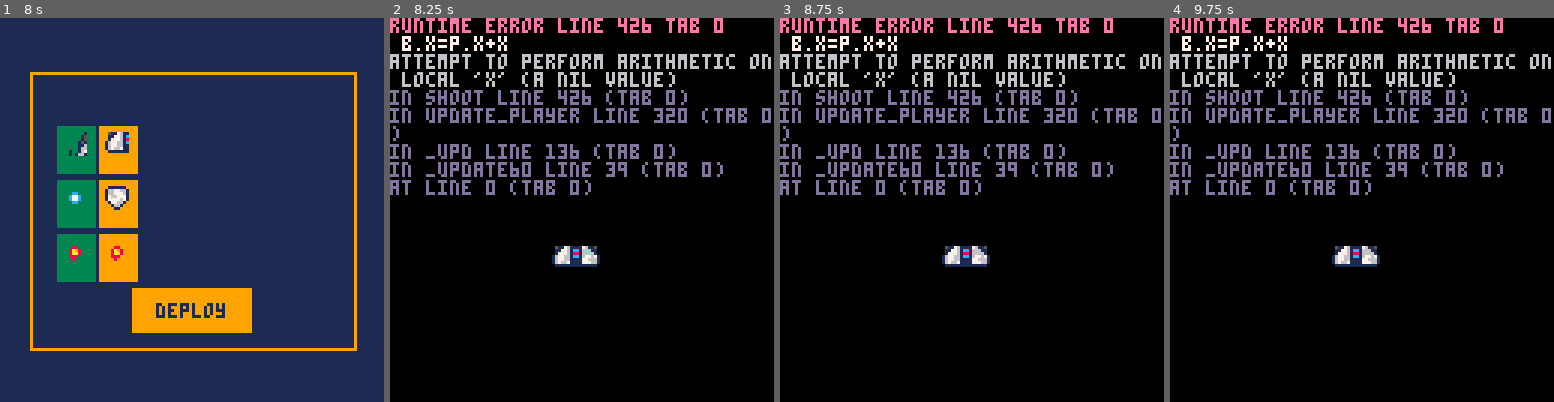
Above: before the commit, frames 1-4 (left to right).
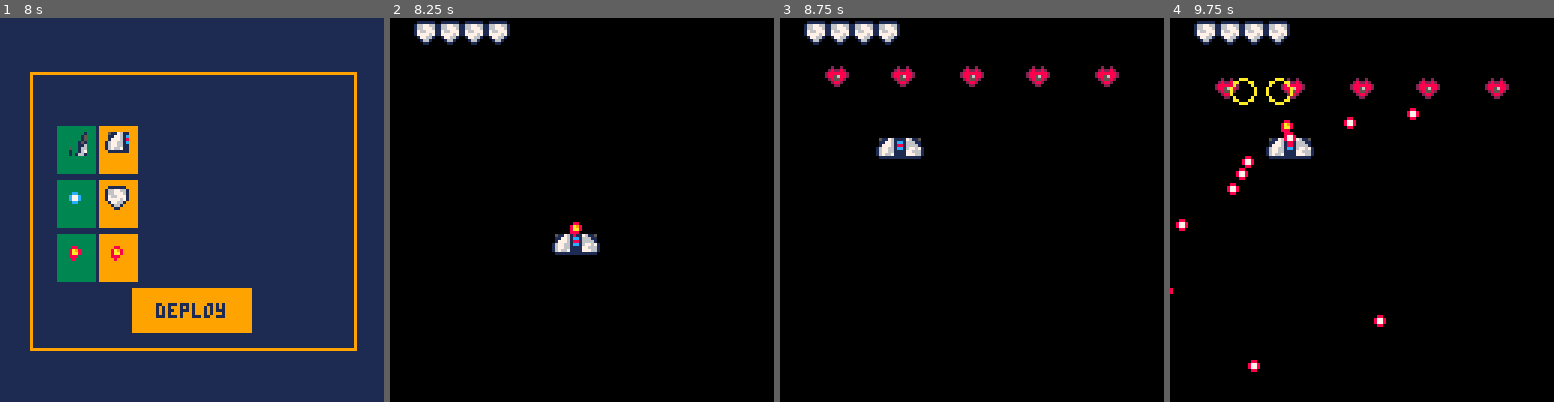
Above: after the commit, the same moments.

Repository: aureliendossantos/new-miami-2080
Game: PICO-8 cartridge miami2080.p8
Same seed, same stepped clock (60 frames per second), same inputs: the game is played once before the commit and once after it.
Inputs:
- Up to frame 1 (8 s): tap O (Z key) at 0.33, 1.07, 2.22, 3.72, 5.22, 6.72 s; tap Down at 0.7 s; tap X (X key) at 1.43, 2.07, 2.82, 3.57, 4.32, 5.07, 5.82, 6.57, 7.32 s; hold Up 1.97-2.63 s; hold Right 2.68-3.02 s; hold Down 3.07-3.73 s; hold Left 3.78-4.12 s; hold Up 4.17-4.5 s; hold Left 4.55-5.05 s; hold Right 5.1-5.93 s; hold Up 5.98-6.65 s; hold Right 6.7-7.03 s; hold Down 7.08-7.75 s; hold Left from 7.8 s (still down)
- Up to frame 2 (8.25 s): tap X (X key) at 8.07 s; release Left at 8.13 s; hold Up from 8.18 s (still down); tap O (Z key) at 8.22 s
- Up to frame 3 (8.75 s): release Up at 8.52 s; hold Left from 8.57 s (still down)
- Up to frame 4 (9.75 s): tap X (X key) at 8.82, 9.57 s; release Left at 9.07 s; hold Right from 9.12 s (still down); tap O (Z key) at 9.72 s

Frame 1 is identical in both runs. In frame 2, 12% of the frame differs, in the area x 0-100%, y 0-65%; in frame 3, 13%; in frame 4, 14%, in the area x 0-100%, y 0-93%.
Error before the commit: runtime error line 426 tab 0; b.x=p.x+x; attempt to perform arithmetic on local 'x' (a nil value)

Commit message:
bugfixes

Diff:
--- a/miami2080.p8
+++ b/miami2080.p8
@@ -245,7 +245,7 @@
    end,
 
    pattern=function (e)
-    local a = angle_to(e.x,e.y,p.x,p.y)
+    local a = angle_to(e.x,e.y,p.x+p.x1-2,p.y+p.y1-2)
     enemy_shoot(e.x,e.y,a,1.6)
    end
   },
@@ -279,7 +279,7 @@
 function init_player()
 	p={x=60,
   y=80,
-  x1=7,y1=11,
+  x1=7,y1=9,
   w=1,h=2,
   speed=ship[eqp[1]].speed,
   life=ship[eqp[1]].life,
@@ -300,27 +300,26 @@
 	if (btn(➡️)) ix+=1
 	if (btn(⬆️)) iy-=1
 	if (btn(⬇️)) iy+=1
-
 	if ix~=0 and iy~=0 then
 	 ix*=0.9
 	 iy*=0.9
 	else
 	 p.x,p.y=flr(p.x),flr(p.y)
 	end
-
-	p.x+=ix*p.speed
-	p.y+=iy*p.speed
+	--avance sans bords de l'ecran
+	p.x=mid(-6,p.x+ix*p.speed,118)
+	p.y=mid(-8,p.y+iy*p.speed,115)
 	--weapon1
 	p.wep1_t+=1
 	if btn(❎) and p.wep1_t>=p.wep1_t_max then
-	 shoot(weapon[eqp[2]],-2)
-	 shoot(weapon[eqp[2]],10)
+	 shoot(weapon[eqp[2]],-2,2)
+	 shoot(weapon[eqp[2]],10,2)
 	 p.wep1_t=0
 	end
 	--weapon2
 	p.wep2_t+=1
 	if btn(🅾️) and p.wep2_t>=p.wep2_t_max then
-	 shoot(secondary[eqp[3]])
+	 shoot(secondary[eqp[3]],4,-2)
 	 p.wep2_t=0
 	end
 	--collision
@@ -420,14 +419,14 @@
 -->8
 --bullets + explosions
 
-function shoot(bullet,x)
+function shoot(bullet,x,y)
  local b={}
  --recopier la table originelle
  for j,k in pairs(bullet) do
   b[j] = k
  end
  b.x=p.x+x
- b.y=p.y+2
+ b.y=p.y+y
  add(bullets,b)
  sfx(bullet.sfx)
 end
